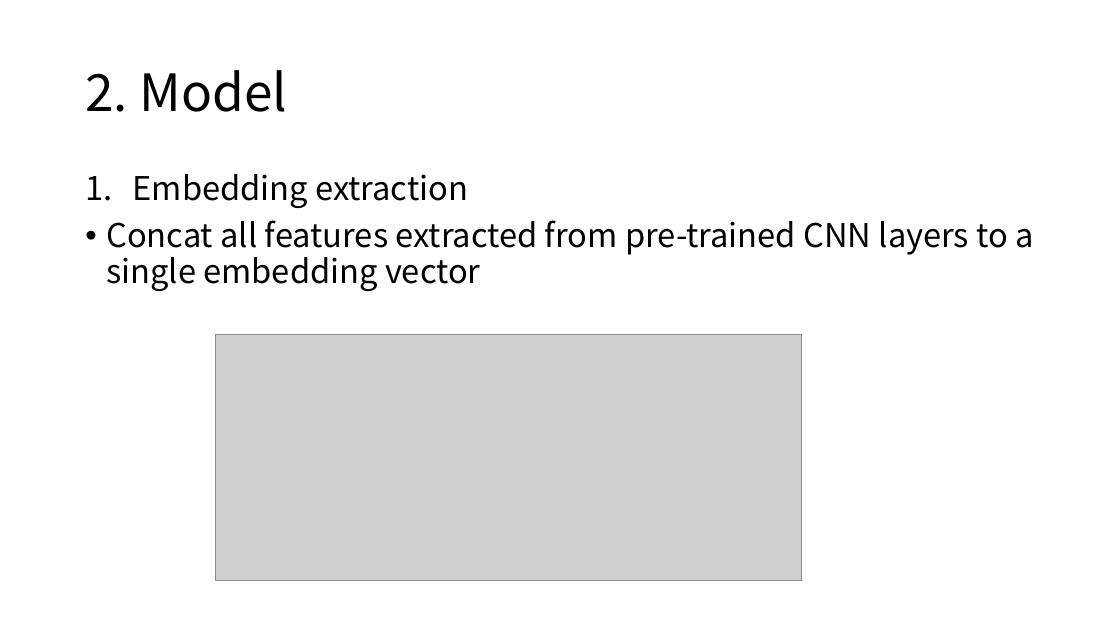
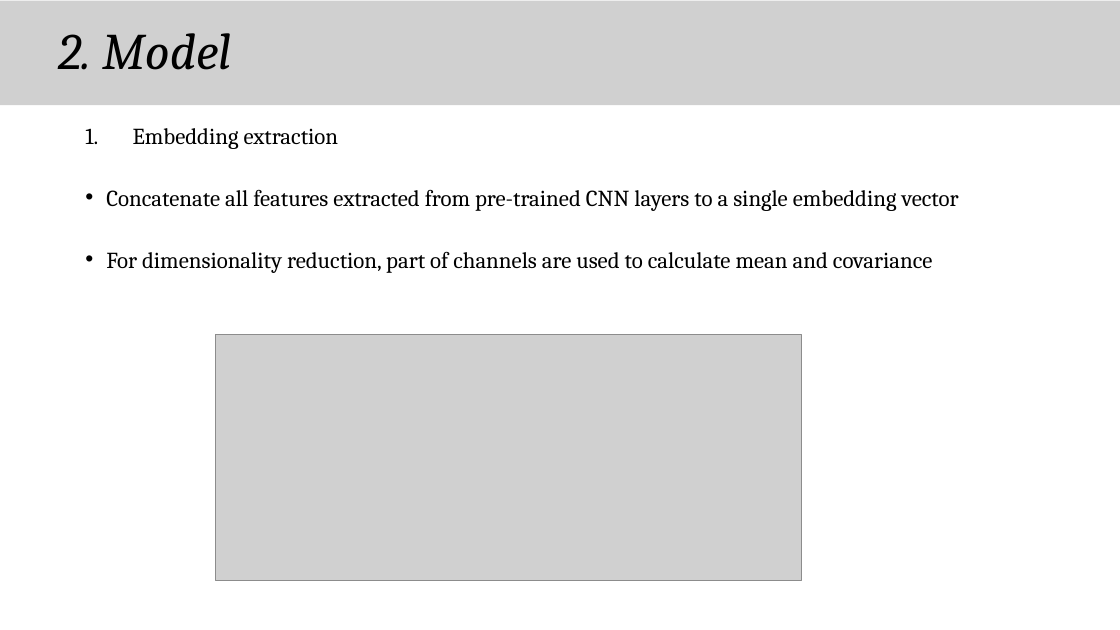
Before and after one commit to chroion/paper-review, a slide deck: slide 8 of Patch Distribution Modeling Framework for Anomaly Detection and Localization/Patch Distribution Modeling Framework for Anomaly Detection and Localization(eng).pptx (slide 7 before the commit). Drawn at 1120x630 pixels with LibreOffice and Linux fonts; fonts in the diff are those of the drawing; grey boxes stand for pictures. Boxes give left, top, right and bottom in pixels: in the first picture for what was removed or moved away, otherwise in the second. Text is boxed around its words. In the diff, an @@ line names an element or a change of style, - is before the commit and + after.

```diff
--- a/Patch Distribution Modeling Framework for Anomaly Detection and Localization/Patch Distribution Modeling Framework for Anomaly Detection and Localization(eng).pptx
+++ b/Patch Distribution Modeling Framework for Anomaly Detection and Localization/Patch Distribution Modeling Framework for Anomaly Detection and Localization(eng).pptx
@@ picture added at box(0, 1, 1120, 105) @@
@@ text "2. Model": place and size @@
-text "2. Model" at box(85, 70, 288, 112)
+text "2. Model" at box(58, 33, 231, 70)
@@ text "2. Model" at box(58, 33, 231, 70): font Noto Sans CJK KR to Cambria, italic on @@
@@ text "Embedding extraction": place and size @@
-text "Embedding extraction" at box(106, 174, 1033, 291)
+text "Embedding extraction" at box(106, 128, 959, 273)
@@ text at box(133, 128, 339, 149): size 28 to 19.6 pt, font Noto Sans CJK KR to Cambria in "Embedding extraction"; line spacing 0.9 to 0.7 @@
@@ text at box(106, 189, 959, 273): text changed; size 28 to 19.6 pt; font Noto Sans CJK KR to Cambria @@
-• Concat all features extracted from pre-trained CNN layers to a single embedding vector
+• Concatenate all features extracted from pre-trained CNN layers to a single embedding vector
+• For dimensionality reduction, part of channels are used to calculate mean and covariance
```
Also in this commit, not shown: 8 other slides changed, 3 slides added, 1 slide removed.
